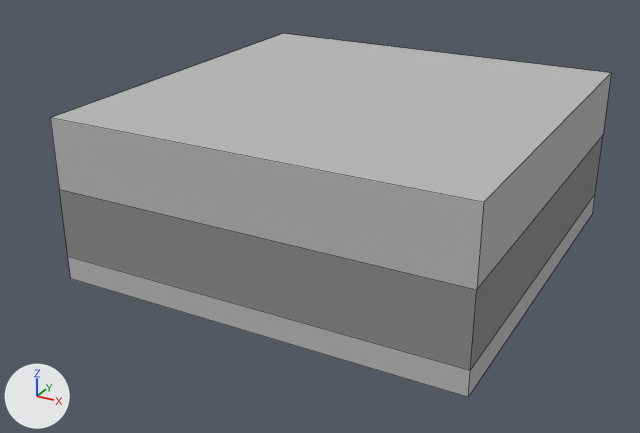
What one commit did to the Blender file Working/level44.blend.
Camera for both pictures: a 50 mm lens placed at (14.0, -5.0, 15.8), pointed at (-1.8, 23.7, 1.5). Lighting does not change. The marker at lower left points along +X, +Y and +Z. Mesh edges are drawn as thin lines. The same objects are shown in both versions, whatever each file hides.

The first picture shows '1_Plane'.
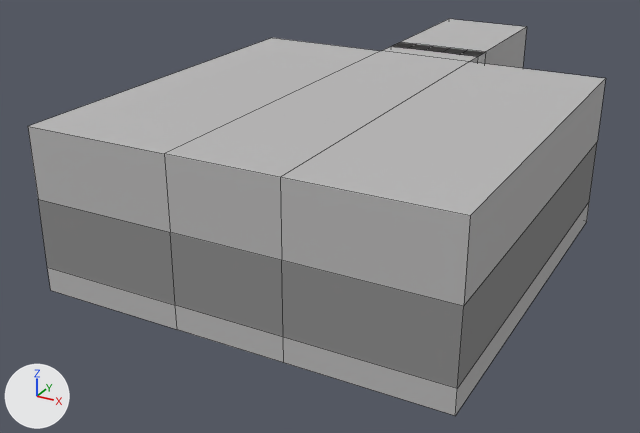
Boxes [x1, y1, x2, y2] around the edits, measured in the pictures (640 x 433 px):
'1_Plane', reshaped, moved (9% taller)
    before: [50, 34, 611, 397]
    after: [28, 19, 606, 416]
'1_Door', added
    after: [392, 42, 485, 64]
part 1 of me_cube_016, built on
    before: [50, 34, 611, 397]
    after: [28, 19, 605, 416]

The change, as a list of edits to the scene's bpy script:
```text
Add mat_lightstone:
    mat_lightstone = diffuse_material('LightStone')
    mat_lightstone.base_color = (0.708, 0.708, 0.708)  # light grey #dbdbdb
Change me_cube_016:
    used by ob_1_plane; location = (0.0, 23.0, 1.0)
    remove me_cube_016.from_pydata(...)  # 16 vertices, 14 faces; spans x -7.5..7.5, y -7.5..7.5, z 0.0..6.0
    add me_cube_016.from_pydata(...)  # 40 vertices, 38 faces; spans x -7.5..7.5, y -7.5..15.5, z 0.0..6.0
    me_cube_016 part 1
    8 faces are deleted
    2 vertices are added at (-2.0, 15.5, 3.5), (2.0, 15.5, 3.5)
    8 new vertices lie (-5.5, 0.0, 0.0) away from vertices in x 7.5, y -7.5..7.5, z 0.0..6.0
    8 new vertices lie (5.5, 0.0, 0.0) away from vertices in x -7.5, y -7.5..7.5, z 0.0..6.0
    6 new vertices lie (0.0, 8.0, 0.0) away from vertices in x -2.0..2.0, y 7.5, z 0.0..6.0
    24 new faces join them, mat_stone (grey #bbbaba)
    8 new faces join them, mat_greystone (grey #8f8f8f)
Add me_cube_004:
    me_cube_004.from_pydata(...)  # 108 vertices, 106 faces; spans x -2.0..2.0, y 7.5..8.5, z 0.0..6.0
    # faces by material slot: [78, 28]
    me_cube_004.materials.append(mat_lightstone)  # light grey #dbdbdb
    me_cube_004.materials.append(mat_stone)  # grey #bbbaba
Change ob_1_plane:
    ob_1_plane.location: (0.0, 23.0, 1.0) -> (0.0, 22.0, 1.0)
Add ob_1_door:
    ob_1_door = bpy.data.objects.new('1_Door', me_cube_004)
    ob_1_door.location = (0.0, 23.0, 1.0)
```
